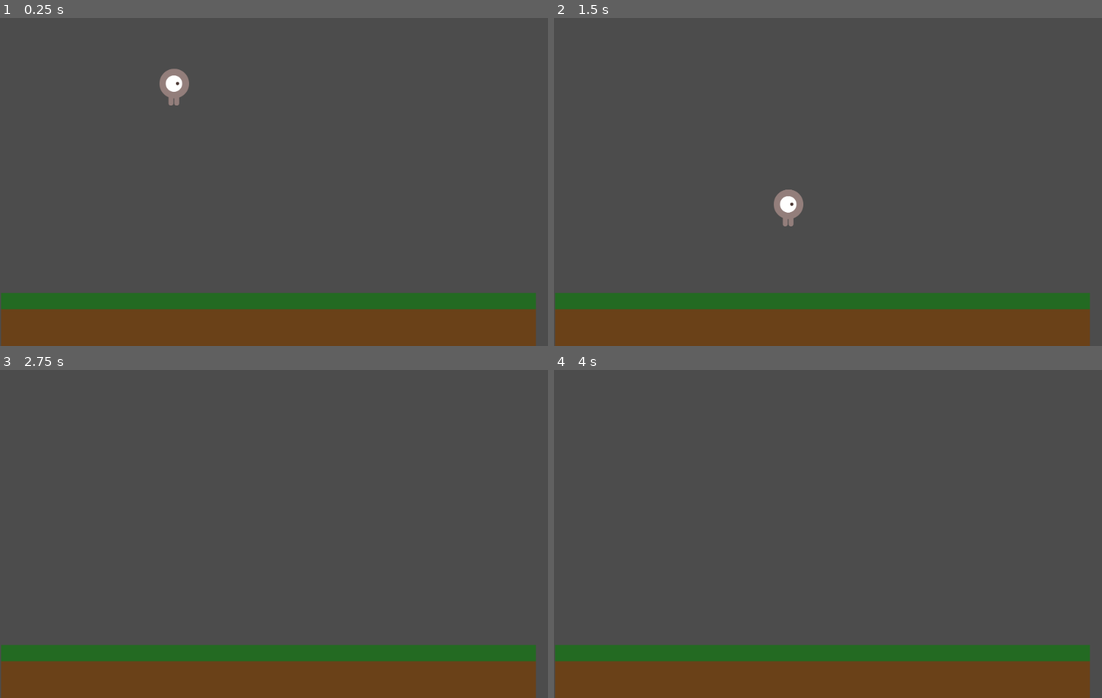
Above: before the commit, frames 1-4 (two rows, left to right).
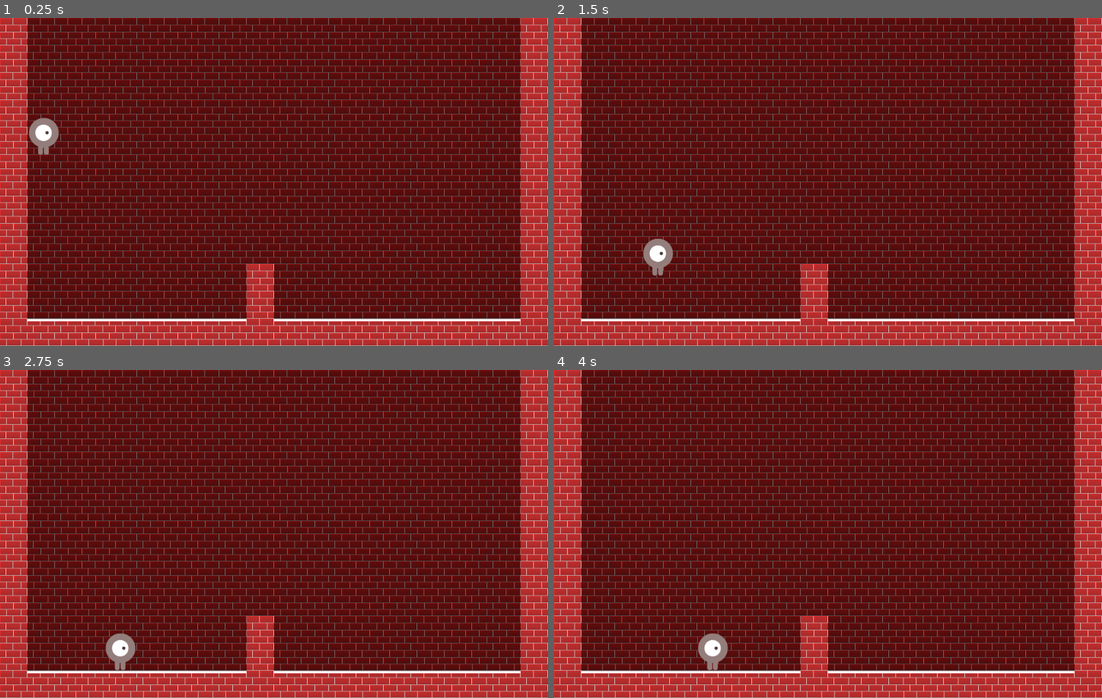
Above: after the commit, the same moments.

Repository: Ruefa/godot_test
Game: Godot game, scene res://Main.tscn
Two runs of this game, one before a commit and one after it. Both use one fixed random seed, a clock stepped at 60 frames per second and the inputs below.
Inputs:
- Up to frame 1 (0.25 s): no input
- Up to frame 2 (1.5 s): hold Right (ui_right) 0.53-1.28 s; hold Left (ui_left) from 1.28 s (still down)
- Up to frame 3 (2.75 s): release Left (ui_left) at 2.03 s; hold Right (ui_right) from 2.03 s (still down)
- Up to frame 4 (4 s): release Right (ui_right) at 3.53 s; hold Left (ui_left) from 3.53 s (still down)

The runs differ from the first frame. In frame 1, 95% of the frame differs, in the area x 0-100%, y 0-100%; in frame 2, 95%; in frame 3, 95%; in frame 4, 95%.

Commit message:
added TileMap to main scene

Diff:
--- a/Side Scroll/Main.tscn
+++ b/Side Scroll/Main.tscn
@@ -1,16 +1,12 @@
 [gd_scene load_steps=3 format=2]
 
 [ext_resource path="res://Player.tscn" type="PackedScene" id=1]
-[ext_resource path="res://Ground.tscn" type="PackedScene" id=2]
+[ext_resource path="res://Map1.tscn" type="PackedScene" id=2]
 
 [node name="Main" type="Node"]
 
 [node name="Player" parent="." instance=ExtResource( 1 )]
-position = Vector2( 318, 120 )
-gravity = 10.0
+position = Vector2( 80, 210 )
+z_index = 1
 
-[node name="Ground" parent="." instance=ExtResource( 2 )]
-position = Vector2( 489.751, 551.801 )
-scale = Vector2( 2.75, 1 )
-
-[connection signal="area_entered" from="Ground" to="Player" method="_on_Ground_area_entered"]
+[node name="Map1" parent="." instance=ExtResource( 2 )]
